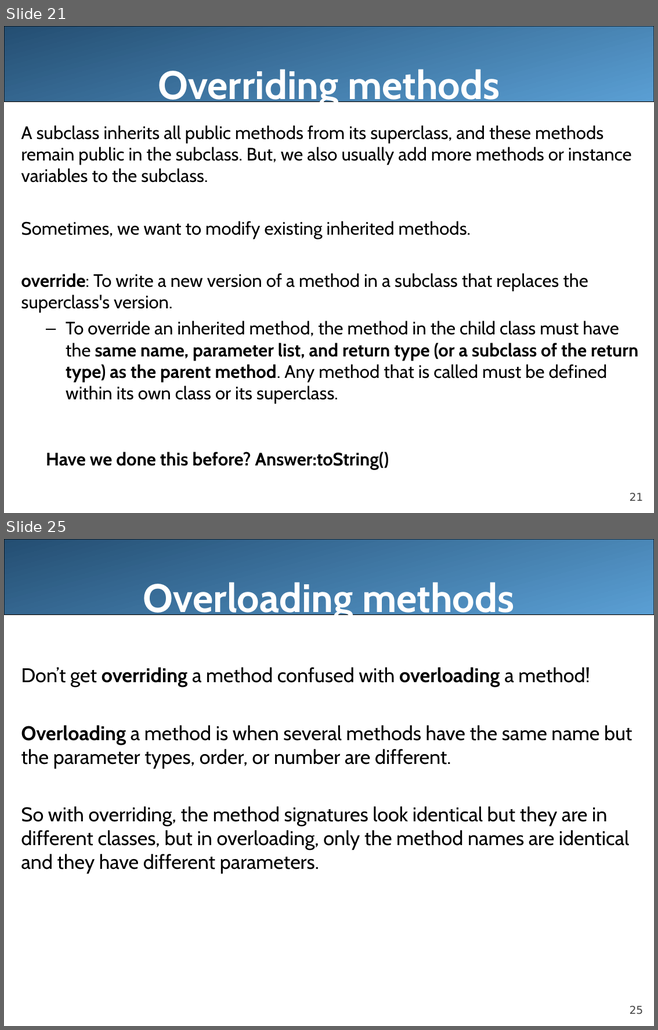
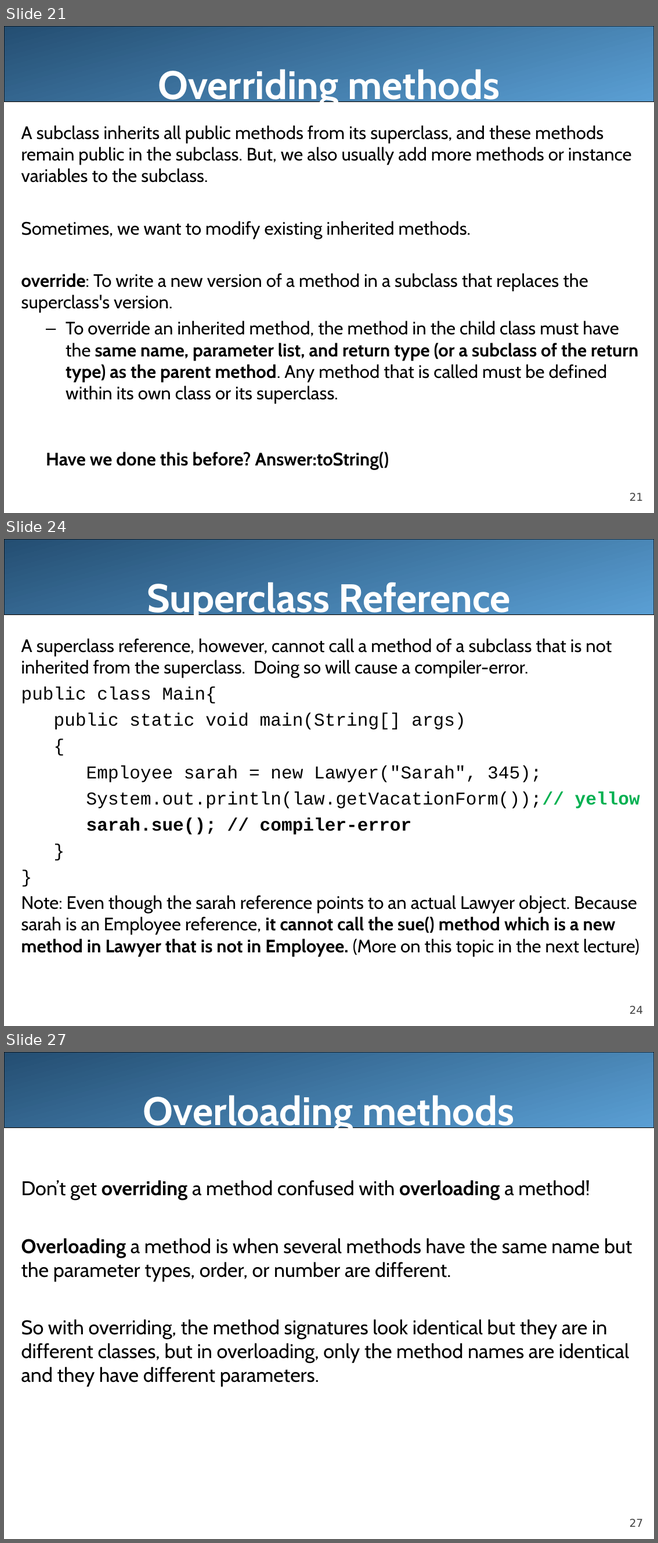
Before and after one commit to LongBaoNguyen/longbaonguyen.github.io, a slide deck: courses/apcsa/lecture21.ppt. Shown one above the other, each under a label of ours: slides 21 and 25 before the commit, slides 21, 24 and 27 after it; the slides between them are not shown. The pictures are 658x1030 and 658x1543 pixels, drawn with LibreOffice and Linux fonts; fonts in the diff are those of the drawing. Boxes give left, top, right and bottom in pixels: in the first picture for what was removed or moved away, otherwise in the second. Text is boxed around its words. In the diff, an @@ line names an element or a change of style, - is before the commit and + after.

```diff
--- a/courses/apcsa/lecture21.ppt
+++ b/courses/apcsa/lecture21.ppt
@@ slide 24 added at (4,539,654,1026), background #FFFFFF; not listed: 2 template elements that a slide beside it also shows @@
@@ title added at (147,582,511,621), 44 pt, text #FFFFFF, bold @@
+Superclass Reference
@@ text added at (21,638,640,957), 20 pt, text #000000 @@
+A superclass reference, however, cannot call a method of a subclass that is not inherited from the superclass. Doing so will cause a compiler-error.
+public class Main{
+public static void main(String[] args)
+{
+Employee sarah = new Lawyer("Sarah", 345);
+System.out.println(law.getVacationForm());// yellow
+sarah.sue(); // compiler-error
+}
+}
+Note: Even though the sarah reference points to an actual Lawyer object. Because sarah is an Employee reference, it cannot call the sue() method which is a new method in Lawyer that is not in Employee. (More on this topic in the next lecture)
@@ what was slide 25 is now slide 27 @@
@@ page number at (629,1519,643,1527): text changed @@
-25
+27
```
Also in this commit, not shown: 3 slides changed, 1 other slide added, 2 other files.
